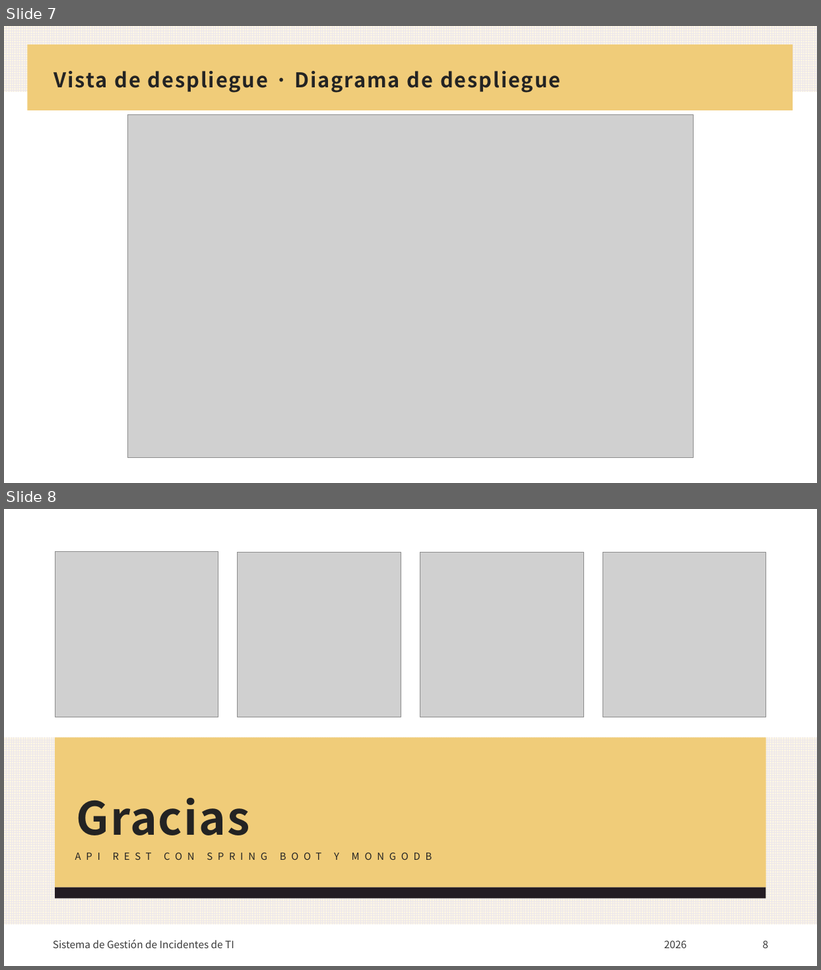
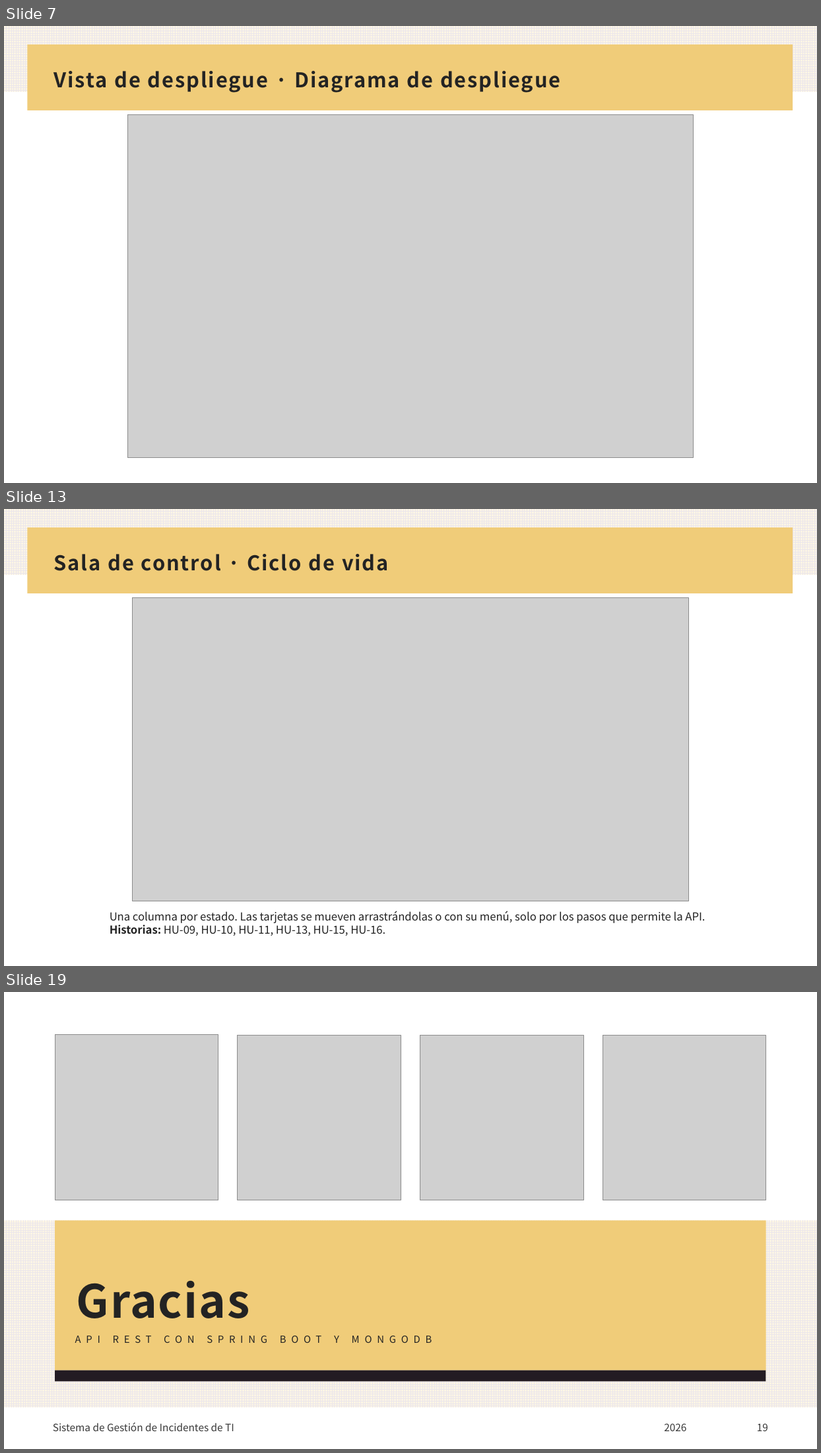
Before and after one commit to Hurtado43/Backend-Gestion-de-incidentes, a slide deck: docs/Presentacion - Sistema de Gestion de Incidentes de TI.pptx. Shown one above the other, each under a label of ours: slides 7 and 8 before the commit, slides 7, 13 and 19 after it; the slides between them are not shown. The pictures are 821x970 and 821x1453 pixels, drawn with LibreOffice and Linux fonts; fonts in the diff are those of the drawing; grey boxes stand for pictures. Boxes give left, top, right and bottom in pixels: in the first picture for what was removed or moved away, otherwise in the second. Text is boxed around its words. In the diff, an @@ line names an element or a change of style, - is before the commit and + after.

Commit message:
Presentación con historias de usuario y capturas de la sala de control
Agrega el resumen por épica, las 25 historias, un ejemplo con criterios de
aceptación (HU-19) y una diapositiva por pantalla con las historias que cubre.

```diff
--- a/docs/Presentacion - Sistema de Gestion de Incidentes de TI.pptx
+++ b/docs/Presentacion - Sistema de Gestion de Incidentes de TI.pptx
@@ slide 13 added at <box>4,509,817,966</box>, background #FFFFFF; not listed: 2 template elements that a slide beside it also shows @@
@@ title added at <box>54,554,389,571</box>, 24 pt, text #232323, bold @@
+Sala de control · Ciclo de vida
@@ picture added at <box>132,597,688,901</box> @@
@@ text added at <box>110,911,705,936</box>, 13 pt, text #232323 @@
+Una columna por estado. Las tarjetas se mueven arrastrándolas o con su menú, solo por los pasos que permite la API. Historias: HU‑09, HU‑10, HU‑11, HU‑13, HU‑15, HU‑16.
@@ what was slide 8 is now slide 19 @@
@@ page number at <box>757,1424,768,1432</box>: text changed @@
-8
+19
```
Also in this commit, not shown: 10 other slides added.
